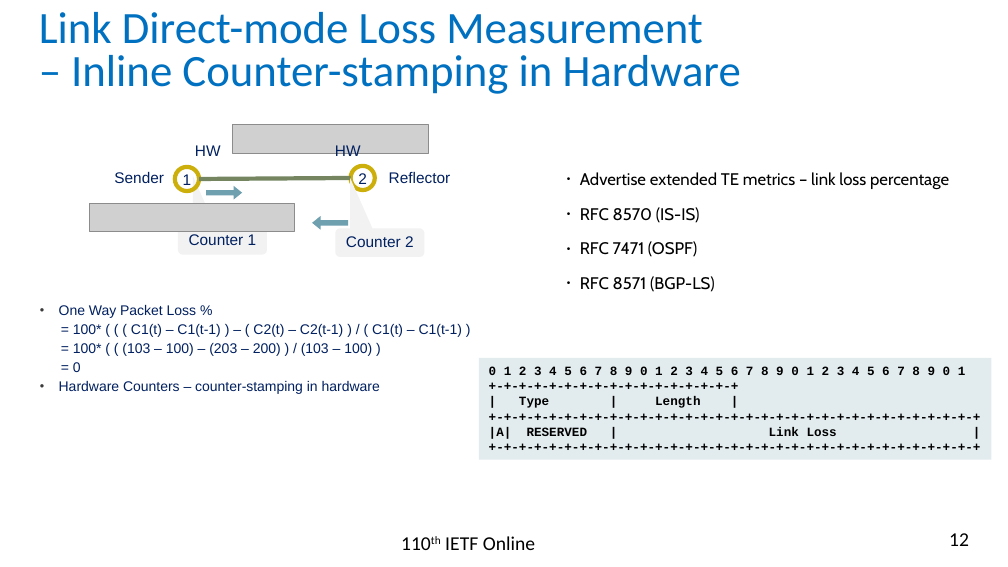
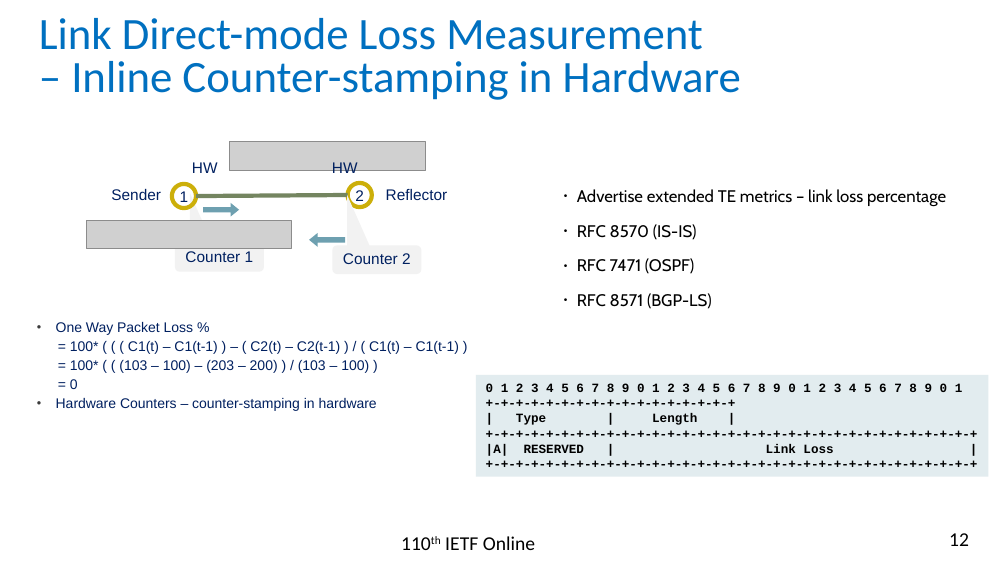
Before and after one commit to rakgandhi/ietf-slides, a slide deck: slide 12 of draft-gandhi-ippm-stamp-srpm-01.pptx. Drawn at 1008x567 pixels with LibreOffice and Linux fonts; fonts in the diff are those of the drawing; grey boxes stand for pictures. Boxes give left, top, right and bottom in pixels: in the first picture for what was removed or moved away, otherwise in the second. Text is boxed around its words. In the diff, an @@ line names an element or a change of style, - is before the commit and + after.

```diff
--- a/draft-gandhi-ippm-stamp-srpm-01.pptx
+++ b/draft-gandhi-ippm-stamp-srpm-01.pptx
@@ text "Link Direct-mode Loss Measurement": place and size @@
-text "Link Direct-mode Loss Measurement" at [39, 12, 741, 94]
+text "Link Direct-mode Loss Measurement" at [39, 18, 741, 100]
@@ text "HW": place and size @@
-text "HW" at [335, 145, 361, 160]
+text "HW" at [332, 162, 358, 177]
@@ down arrow: place and size @@
-down arrow at [206, 185, 242, 200]
+down arrow at [203, 203, 239, 217]
@@ 5 texts, 2 pictures, 2 ellipses, 2 rounded speech boxes, 1 rectangle, 1 line, 1 down arrow: place and size @@
-5 texts, 2 pictures, 2 ellipses, 2 rounded speech boxes, 1 rectangle, 1 line, 1 down arrow at [59, 124, 991, 460]
+5 texts, 2 pictures, 2 ellipses, 2 rounded speech boxes, 1 rectangle, 1 line, 1 down arrow at [56, 141, 988, 477]
```
Also in this commit, not shown: 6 other slides changed, 1 other file.
